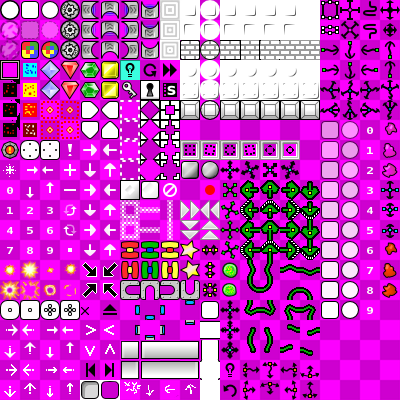
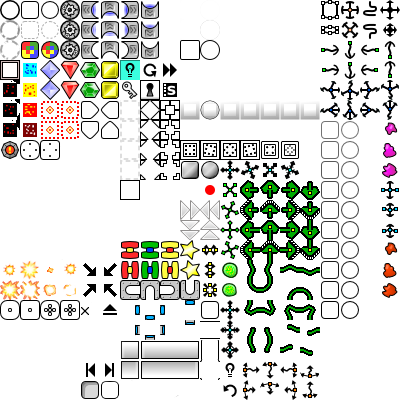
Layers edited between the first and the second w=400, h=400 image:
hid "luminosity" over box(121, 0, 320, 199)
painted on "sprites" over box(180, 0, 360, 160)
hid "Capa nueva" over box(0, 0, 400, 400)
